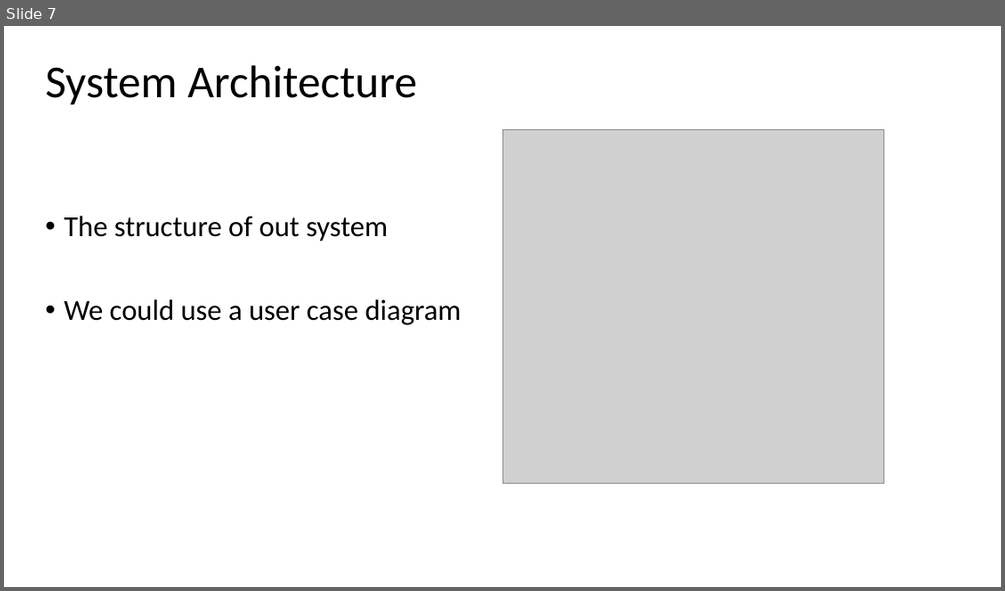
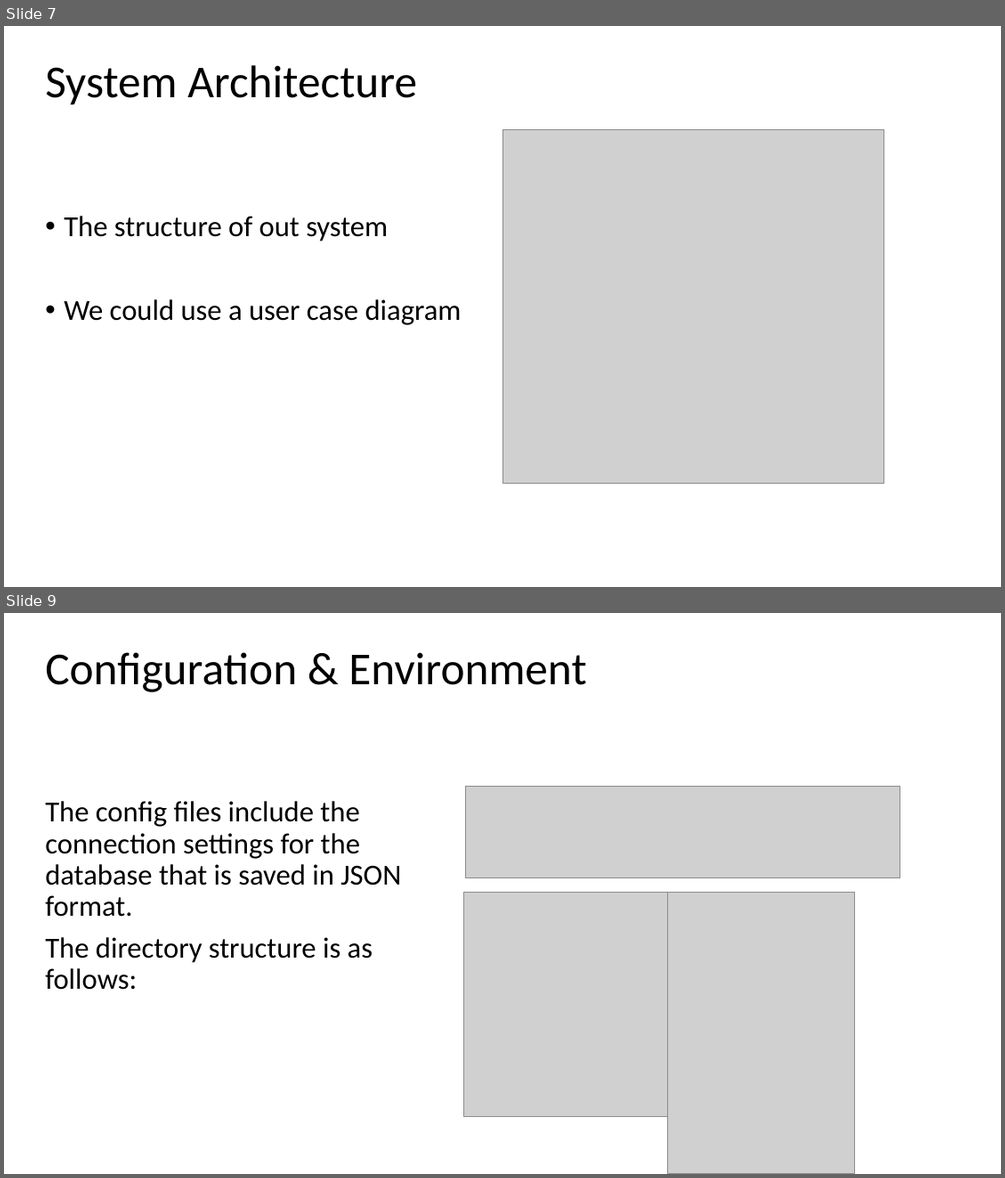
Before and after one commit to wallmenis/exercise, a slide deck: presentation/Presentation.pptx. Shown one above the other, each under a label of ours: slide 7 before the commit, slides 7 and 9 after it; the slides between them are not shown. The pictures are 1005x591 and 1005x1178 pixels, drawn with LibreOffice and Linux fonts; fonts in the diff are those of the drawing; grey boxes stand for pictures; background and template pictures are left out. Boxes give left, top, right and bottom in pixels: in the first picture for what was removed or moved away, otherwise in the second. Text is boxed around its words. In the diff, an @@ line names an element or a change of style, - is before the commit and + after.

```diff
--- a/presentation/Presentation.pptx
+++ b/presentation/Presentation.pptx
@@ slide 9 added at box(4, 613, 1001, 1174), background picture (left out) @@
@@ title added at box(45, 652, 586, 692), 44 pt, text #000000 @@
+Configuration & Environment
@@ picture added at box(466, 787, 900, 878) @@
@@ subtitle added at box(45, 801, 401, 989), 28 pt, text #000000 @@
+The config files include the connection settings for the database that is saved in JSON format.
+The directory structure is as follows:
@@ picture added at box(464, 892, 667, 1116) @@
@@ picture added at box(667, 892, 854, 1174) @@
```
Also in this commit, not shown: 7 slides changed, 5 other slides added, 6 slides removed, 3 other files.
